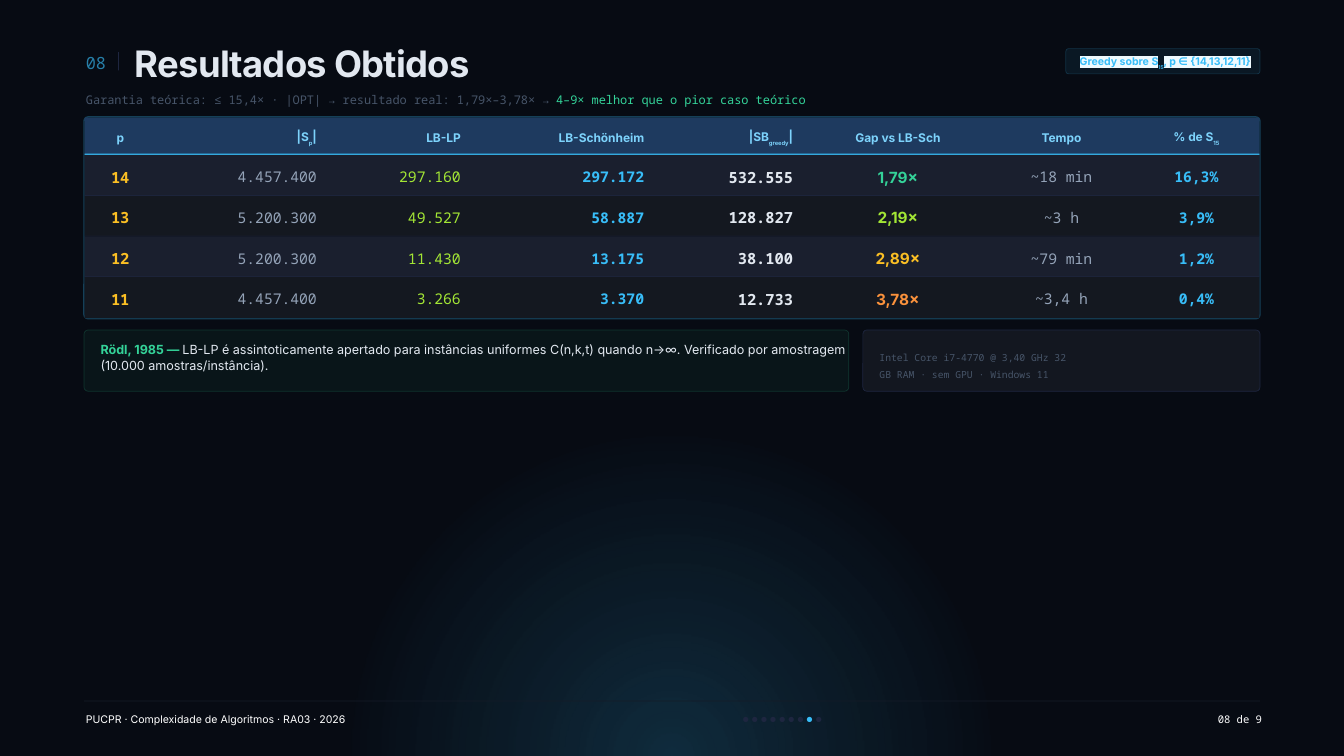
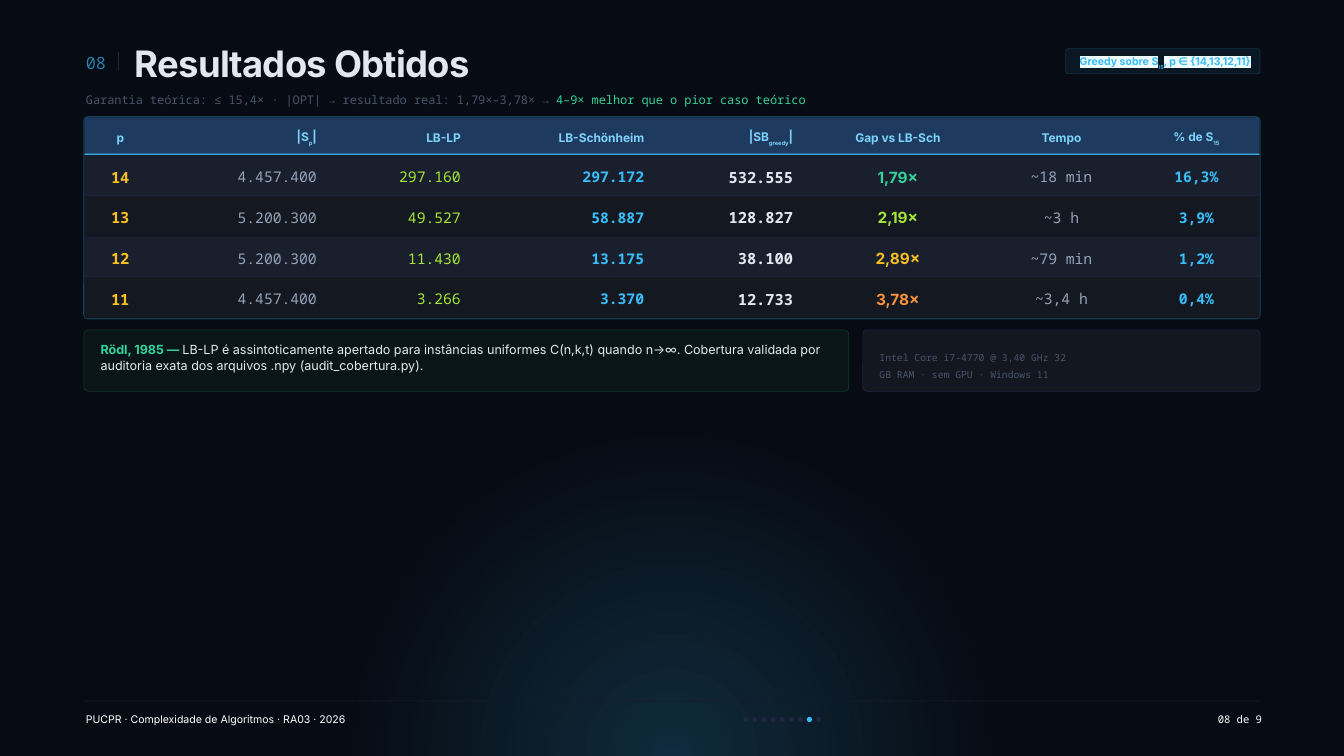
Before and after one commit to cyberfika/SCP_RA03, a slide deck: slide 9 of docs/SCP_RA03.pptx. Drawn at 1344x756 pixels with LibreOffice and Linux fonts; fonts in the diff are those of the drawing. Boxes give left, top, right and bottom in pixels: in the first picture for what was removed or moved away, otherwise in the second. Text is boxed around its words. In the diff, an @@ line names an element or a change of style, - is before the commit and + after.

```diff
--- a/docs/SCP_RA03.pptx
+++ b/docs/SCP_RA03.pptx
@@ text at (x1=101, y1=344, x2=820, y2=373): text changed @@
-Rödl, 1985 — LB-LP é assintoticamente apertado para instâncias uniformes C(n,k,t) quando n→∞. Verificado por amostragem (10.000 amostras/instância).
+Rödl, 1985 — LB-LP é assintoticamente apertado para instâncias uniformes C(n,k,t) quando n→∞. Cobertura validada por auditoria exata dos arquivos .npy (audit_cobertura.py).
```
Also in this commit, not shown: 6 other slides changed, 7 other files.
